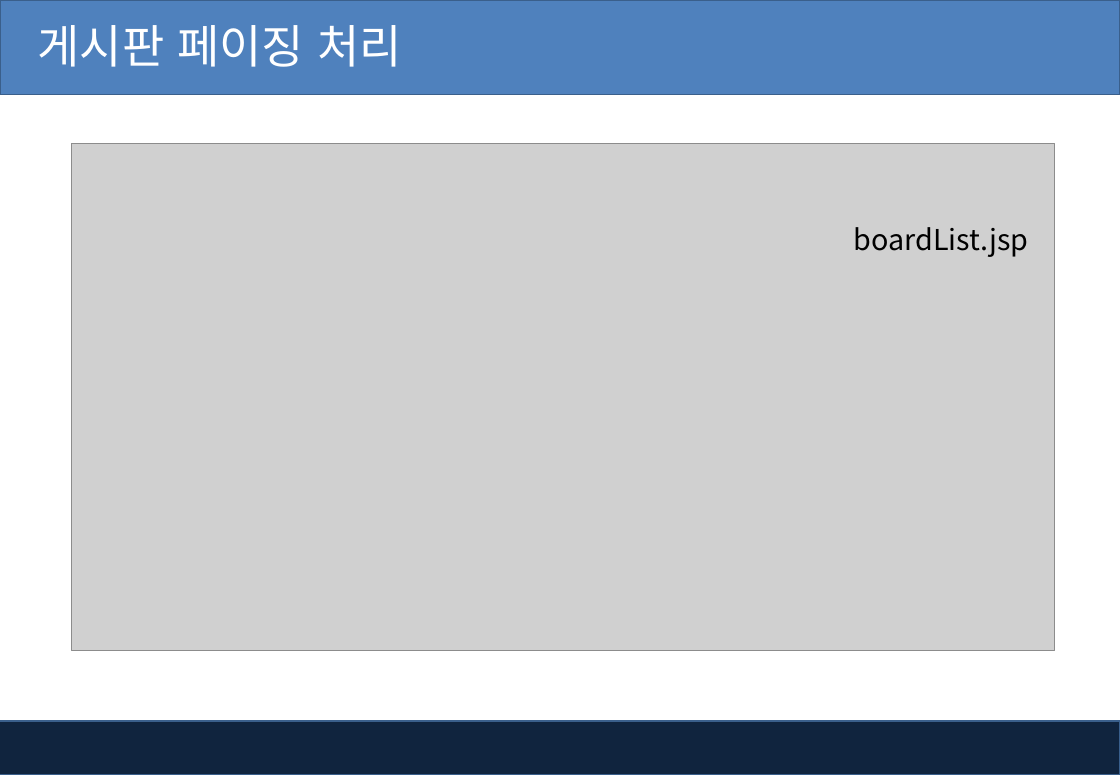
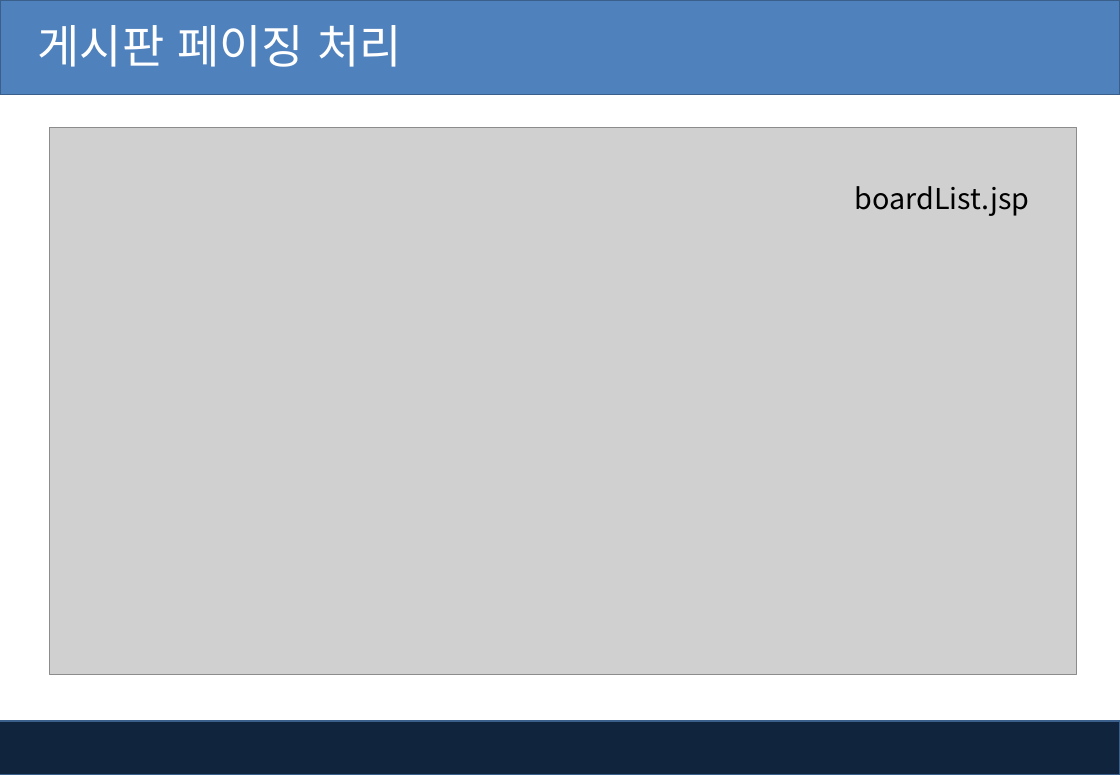
Before and after one commit to kiyongee2/green_project_web, a slide deck: slide 41 of jsp_ppt/10-2장. Jsp - MVC를 이용한 게시판 관리.pptx. Drawn at 1120x775 pixels with LibreOffice and Linux fonts; fonts in the diff are those of the drawing; grey boxes stand for pictures; background and template pictures are left out. Boxes give left, top, right and bottom in pixels: in the first picture for what was removed or moved away, otherwise in the second. Text is boxed around its words. In the diff, an @@ line names an element or a change of style, - is before the commit and + after.

```diff
--- a/jsp_ppt/10-2장. Jsp - MVC를 이용한 게시판 관리.pptx
+++ b/jsp_ppt/10-2장. Jsp - MVC를 이용한 게시판 관리.pptx
@@ picture: place and size @@
-picture at <box>71,144,1055,652</box>
+picture at <box>50,127,1078,675</box>
@@ text "boardList.jsp": place and size @@
-text "boardList.jsp" at <box>853,227,1028,257</box>
+text "boardList.jsp" at <box>855,186,1030,216</box>
```
Also in this commit, not shown: 4 other slides changed, 10 other files.
